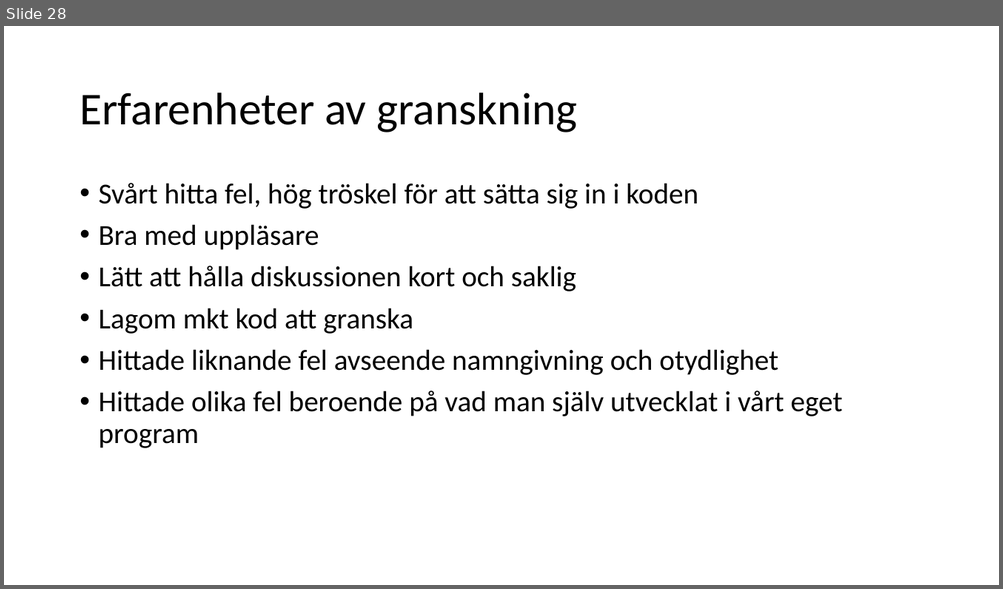
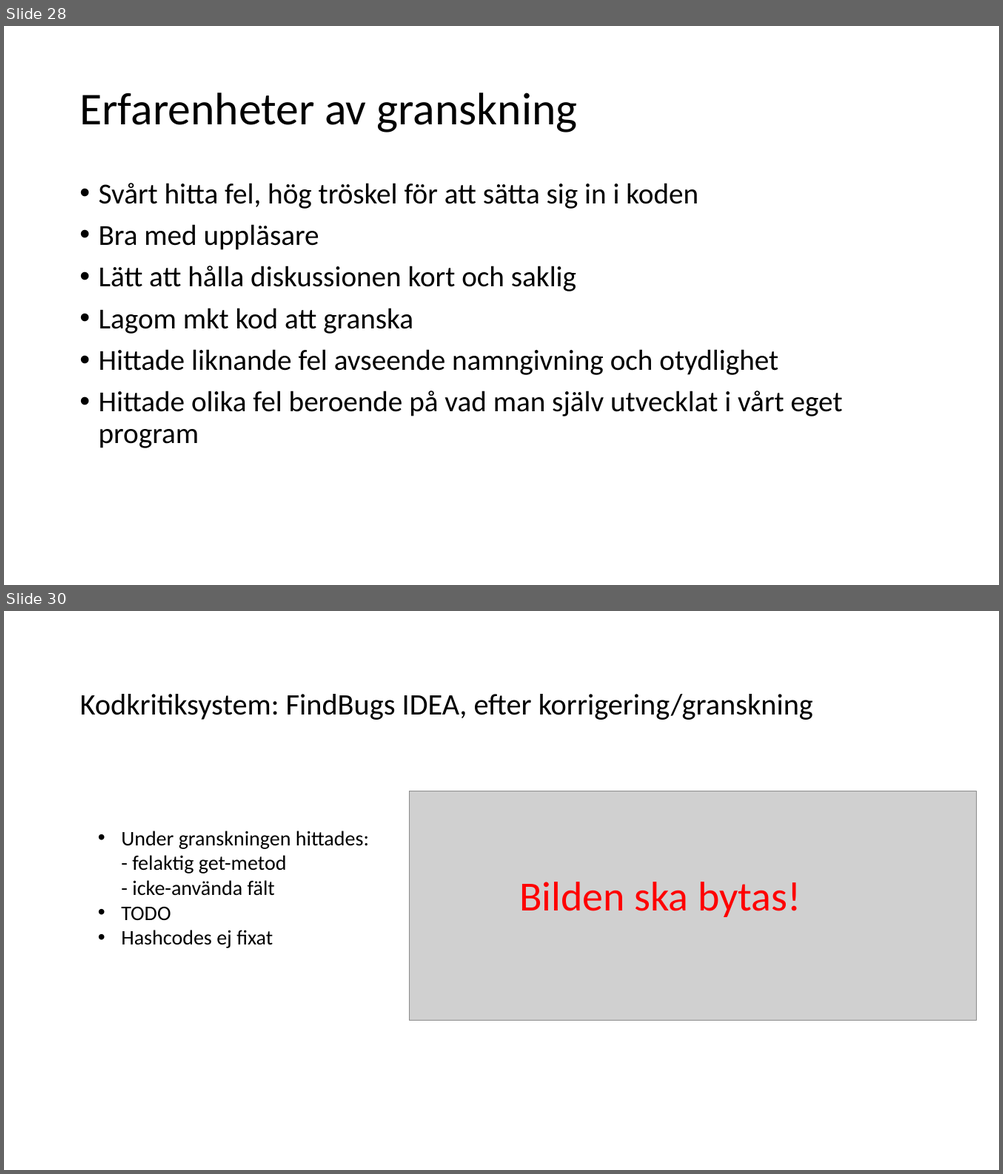
Before and after one commit to hampusidstam/InteGame, a slide deck: docs/Slutredovisning_grp5_v8.pptx. Shown one above the other, each under a label of ours: slide 28 before the commit, slides 28 and 30 after it; the slides between them are not shown. The pictures are 1003x589 and 1003x1174 pixels, drawn with LibreOffice and Linux fonts; fonts in the diff are those of the drawing; grey boxes stand for pictures. Boxes give left, top, right and bottom in pixels: in the first picture for what was removed or moved away, otherwise in the second. Text is boxed around its words. In the diff, an @@ line names an element or a change of style, - is before the commit and + after.

Commit message:
Created tests from the equivalence partitioning (that were not already written) and updated presentation with second FindBugs slide.

```diff
--- a/docs/Slutredovisning_grp5_v8.pptx
+++ b/docs/Slutredovisning_grp5_v8.pptx
@@ slide 30 added at (4, 611, 999, 1170), background #FFFFFF @@
@@ title added at (80, 694, 813, 720), 28.8 pt, text #000000 @@
+Kodkritiksystem: FindBugs IDEA, efter korrigering/granskning
@@ picture added at (409, 792, 976, 1021) @@
@@ text added at (121, 831, 369, 948), 20 pt, text #000000 @@
+• Under granskningen hittades:
+- felaktig get-metod
+- icke-använda fält
+• TODO
+• Hashcodes ej fixat
@@ text added at (519, 882, 800, 917), 40 pt, text #FF0000 @@
+Bilden ska bytas!
```
Also in this commit, not shown: 2 slides changed, 3 other files.
